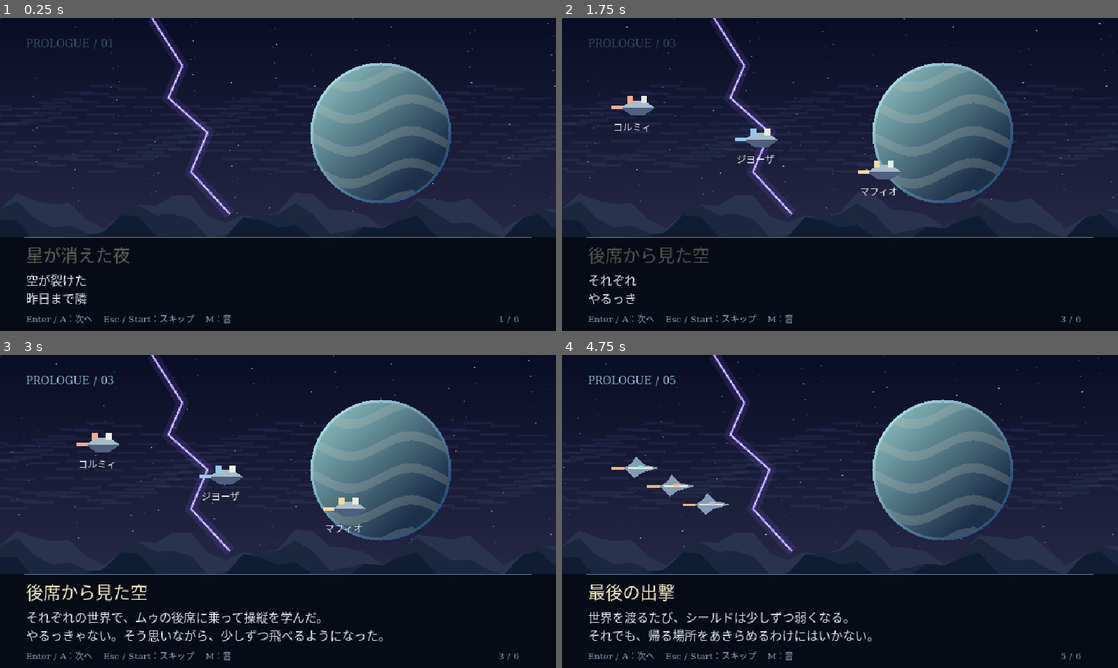
Above: before the commit, frames 1-4 (two rows, left to right).
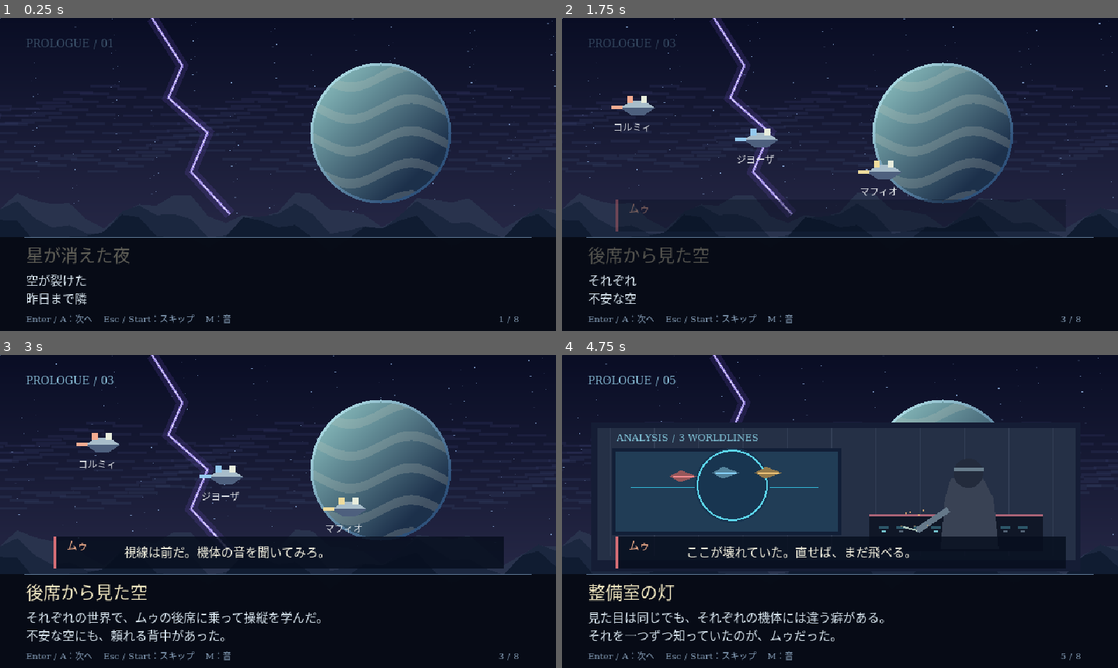
Above: after the commit, the same moments.

Repository: coshimagame/manjusyage
Game: Godot game, scene res://prologue.tscn
Same seed, same stepped clock (60 frames per second), same inputs: the game is played once before the commit and once after it. Sound files missing from this copy of the repository are replaced by a short silence.
Inputs (mouse positions are in pixels of both pictures, inside the frame that each line leads up to):
- Up to frame 1 (0.25 s): no input
- Up to frame 2 (1.75 s): tap Enter at 0.5 s; move the mouse to (962, 158) at 0.52 s; hold Right 0.53-1.28 s; tap M at 0.6 s; click (962, 158) at 0.67 s; tap Space at 0.77, 1.52 s; move the mouse to (728, 190) at 1.27 s; hold Down from 1.28 s (still down); tap 1 at 1.35 s
- Up to frame 3 (3 s): move the mouse to (333, 442) at 2.02 s; release Down at 2.03 s; hold Right 2.03-2.78 s; tap 2 at 2.1 s; move the mouse to (250, 574) at 2.77 s; hold Up from 2.78 s (still down); tap 3 at 2.85 s; click (250, 574) at 2.92 s
- Up to frame 4 (4.75 s): tap Space at 3.02, 3.77, 4.52 s; move the mouse to (1006, 558) at 3.52 s; release Up at 3.53 s; hold Left from 3.53 s (still down); tap H at 3.6 s; move the mouse to (673, 464) at 4.27 s; tap Enter at 4.35 s

The runs differ from the first frame. In frame 1, less than 0.1% of the frame differs, in the area x 92-94%, y 95-98%; in frame 2, 0.3%; in frame 3, 8.2%; in frame 4, 27%, in the area x 4-94%, y 21-98%.

Commit message:
feat(story): animate Mu workshop, dialogue radio scenes and eight-page prologue v0.9

Diff:
--- a/prologue.gd
+++ b/prologue.gd
@@ -4,11 +4,23 @@
 const PAGES = [
 	["PROLOGUE / 01", "星が消えた夜", "空が裂けた夜、宇宙はひとつではなくなった。\n昨日まで隣にあった星が、別の世界へ消えていった。"],
 	["PROLOGUE / 02", "八つの境界", "重力も、光の速さも、世界ごとに違っていた。\n帰る道を探すには、八つの境界を越えるしかない。"],
-	["PROLOGUE / 03", "後席から見た空", "それぞれの世界で、ムゥの後席に乗って操縦を学んだ。\nやるっきゃない。そう思いながら、少しずつ飛べるようになった。"],
+	["PROLOGUE / 03", "後席から見た空", "それぞれの世界で、ムゥの後席に乗って操縦を学んだ。\n不安な空にも、頼れる背中があった。"],
 	["PROLOGUE / 04", "似た機体、違う力", "よく似た機体から、異なる現象が生まれていた。\n三つの世界の法則が、この空で重なり始める。"],
-	["PROLOGUE / 05", "最後の出撃", "世界を渡るたび、シールドは少しずつ弱くなる。\nそれでも、帰る場所をあきらめるわけにはいかない。"],
-	["PROLOGUE / 06", "三つの光", "三機の光が、暗闇へ走り出す。\n今度こそ、この戦いの向こうへ。"]
+	["PROLOGUE / 05", "整備室の灯", "見た目は同じでも、それぞれの機体には違う癖がある。\nそれを一つずつ知っていたのが、ムゥだった。"],
+	["PROLOGUE / 06", "無線の約束", "飛ぶ場所は、誰かに決められるものじゃない。\n古い整備室で交わした言葉が、今も残っている。"],
+	["PROLOGUE / 07", "最後の出撃", "世界を渡るたび、シールドは少しずつ弱くなる。\nそれでも、帰る場所をあきらめるわけにはいかない。"],
+	["PROLOGUE / 08", "三つの光", "三機の光が、暗闇へ走り出す。\n今度こそ、この戦いの向こうへ。"]
 ]
+# The spoken lines are v0.1 proposal, not user-approved final script.
+# 3 different worldlines have corresponding versions of Mu; this does not
+# imply a single Mu necessarily trained every pilot across all worlds.
+const DIALOGUES = {
+	2: [["ムゥ", "視線は前だ。機体の音を聞いてみろ。"], ["コルミィ", "うん！ もっと速く飛べそう！"]],
+	3: [["ジヨーザ", "同じ設計でも、応答が違う。なぜだろう。"], ["ムゥ", "そこに気づいたか。ほうほう。"]],
+	4: [["ムゥ", "ここが壊れていた。直せば、まだ飛べる。"], ["マフィオ", "ねえ、これも食べて強くなれる？"]],
+	5: [["ムゥ", "飛ぶ場所は、自分たちで決めろ。"], ["三人", "やるっきゃない！"]]
+}
+
 var page := 0
 var age := 0.0
 var clock := 0.0
@@ -34,6 +46,7 @@
 			return
 		if arg == "--story-shot": test_shot = true; page = 1; age = 4.0
 		if arg == "--training-shot": test_shot=true;page=2;age=4.0
+		if arg == "--workshop-shot": test_shot=true;page=4;age=4.0
 	queue_redraw()
 
 func _loop_music():
@@ -118,7 +131,8 @@
 		points.append(Vector2(640,360)); points.append(Vector2(0,360))
 		draw_colored_polygon(points,[Color("29334d"),Color("1b273f"),Color("101c31")][layer])
 	if page in [2,3]: draw_training()
-	if page>=4:
+	if page in [4,5]: draw_workshop()
+	if page>=6:
 		for i in range(3):
 			var pos=Vector2(95+i*41+sin(clock)*4,130+i*21)
 			var hull=PackedVector2Array([pos+Vector2(-20,0),pos+Vector2(-11,-5),pos+Vector2(-6,-13),pos+Vector2(3,-4),pos+Vector2(21,0),pos+Vector2(2,5),pos+Vector2(-8,12)])
@@ -126,6 +140,7 @@
 			draw_line(pos+Vector2(-15,0),pos+Vector2(13,0),Color("e1e8d4"),2)
 			draw_rect(Rect2(pos+Vector2(-3,-3),Vector2(6,3)),[Color("6cf1eb"),Color("ffad81"),Color("c8acff")][i])
 			draw_line(pos+Vector2(-19,1),pos+Vector2(-32-sin(clock*12)*4,1),Color("ffb474"),3)
+	if DIALOGUES.has(page): draw_story_dialogue()
 	draw_rect(Rect2(0,252,640,108),Color(.025,.04,.08,.94))
 	draw_line(Vector2(28,253),Vector2(612,253),Color("637e9b"))
 	var opacity=clampf(age*1.5,0,1)
@@ -136,7 +151,7 @@
 		var text=lines[i].substr(0,int(age*22))
 		draw_string(font,Vector2(30,307+i*21),text,HORIZONTAL_ALIGNMENT_LEFT,-1,14,Color("d8e5ee"))
 	draw_string(font,Vector2(30,350),"Enter / A：次へ    Esc / Start：スキップ    M：音",HORIZONTAL_ALIGNMENT_LEFT,-1,10,Color("8ba4be"))
-	draw_string(font,Vector2(574,350),str(page+1)+" / 6",HORIZONTAL_ALIGNMENT_LEFT,-1,10,Color("8ba4be"))
+	draw_string(font,Vector2(574,350),str(page+1)+" / "+str(PAGES.size()),HORIZONTAL_ALIGNMENT_LEFT,-1,10,Color("8ba4be"))
 
 
 func draw_training():
@@ -157,3 +172,57 @@
 				var offset=Vector2(38+j*11,sin(clock*4+j)*(8 if i==0 else 2))
 				if i==2: offset.x=75-j*11-fposmod(clock*20,11)
 				draw_rect(Rect2(pos+offset,Vector2(3,2)),col)
+
+
+# 0.9 story-vignette treatment: a workshop seen in silhouette only.
+# Mu's face, hair, clothes and final voice have deliberately not been fixed.
+func draw_workshop():
+	draw_rect(Rect2(34,78,563,171),Color("151d35"))
+	draw_rect(Rect2(41,84,550,152),Color("253046"))
+	for i in range(11):
+		var x=56+i*51
+		draw_line(Vector2(x,84),Vector2(x,231),Color("344057"),1)
+	draw_rect(Rect2(58,107,264,100),Color("121f37"))
+	draw_rect(Rect2(62,111,256,92),Color("213d56"))
+	# Holographic maintenance diagram; pulses with a gentle breathing glow.
+	var breath=.55+.4*sin(clock*1.6)
+	draw_line(Vector2(79,153),Vector2(295,153),Color(.21,.78,.90,breath),1)
+	draw_circle(Vector2(196,150),43,Color("183550"))
+	draw_arc(Vector2(196,150),40,0,TAU,36,Color(.38,.88,.96,breath),2)
+	for i in range(3):
+		var x=140+i*49
+		var y=140+sin(clock*2.0+i)*5
+		var c=[Color("f38c91"),Color("88d4fc"),Color("efc579")][i]
+		draw_colored_polygon(PackedVector2Array([Vector2(x-16,y),Vector2(x-3,y-7),Vector2(x+15,y),Vector2(x-4,y+7)]),c.darkened(.38))
+		draw_line(Vector2(x-12,y),Vector2(x+12,y),c,2)
+	draw_rect(Rect2(354,183,200,43),Color("101727"))
+	draw_rect(Rect2(354,183,200,3),Color("ac6477"))
+	for j in range(9):
+		draw_rect(Rect2(365+j*20,197,11,3),Color("2c5668"))
+		draw_rect(Rect2(368+j*20,202,5,2),Color("75c3ce") if j%3==0 else Color("536375"))
+	# Engineer: back-facing silhouette with animated tools, no confirmed portrait.
+	var shoulder=Vector2(468+sin(clock*1.3)*1.5,151)
+	draw_colored_polygon(PackedVector2Array([shoulder+Vector2(-27,14),shoulder+Vector2(-20,-9),shoulder+Vector2(17,-9),shoulder+Vector2(29,14),shoulder+Vector2(35,72),shoulder+Vector2(-32,72)]),Color("394254"))
+	draw_circle(shoulder+Vector2(0,-15),17,Color("232b3c"))
+	draw_rect(Rect2(shoulder+Vector2(-17,-21),Vector2(35,4)),Color("687d8c"))
+	draw_line(shoulder+Vector2(-23,27),Vector2(409,202),Color("657889"),7)
+	draw_line(Vector2(409,202),Vector2(393+sin(clock*4)*2,198),Color("afc6bb"),2)
+	for k in range(7):
+		var x=390+float(k*5)
+		var y=186+sin(clock*3+k*2)*10
+		draw_rect(Rect2(x,y,2,2),Color(1,.76,.47,.3+.5*absf(sin(clock*2+k))))
+	draw_string(font,Vector2(63,99),"ANALYSIS / 3 WORLDLINES",HORIZONTAL_ALIGNMENT_LEFT,-1,11,Color("87cde1"))
+
+func draw_story_dialogue():
+	var index=0 if age < 4.25 else 1
+	var entry=DIALOGUES[page][index]
+	var local_age=age if index==0 else age-4.25
+	var letters=maxi(0,int((local_age-.35)*23))
+	var dialogue=entry[1].substr(0,letters)
+	var reveal=clampf(local_age*2.0,0,1)
+	draw_rect(Rect2(62,209,518,37),Color(.025,.055,.115,.83*reveal))
+	draw_rect(Rect2(62,209,3,37),Color(.95,.48,.51,.87*reveal))
+	draw_string(font,Vector2(77,224),entry[0],HORIZONTAL_ALIGNMENT_LEFT,-1,12,Color(.95,.68,.54,reveal))
+	draw_string(font,Vector2(143,232),dialogue,HORIZONTAL_ALIGNMENT_LEFT,-1,14,Color(.95,.94,.87,reveal))
+	if int(clock*2)%2==0 and letters>=entry[1].length():
+		draw_rect(Rect2(555,232,7,2),Color(.91,.76,.54,reveal))
